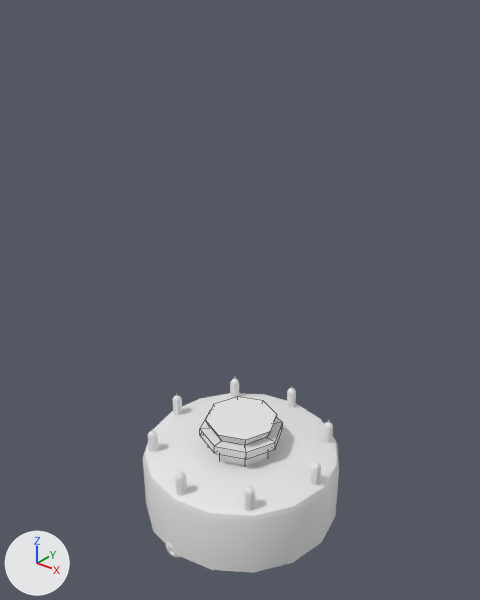
A saved change to the Blender file Assets/Objects.blend.
One viewpoint serves both versions: a 50 mm camera at (3.39, -4.26, 4.96) aimed at (-0.03, 0.01, 2.31). The lights are fixed; the arrows at lower left show +X, +Y and +Z. Mesh edges are drawn as thin lines on the coarser meshes.

In view in the first picture: 'CAke', 'Pill'.
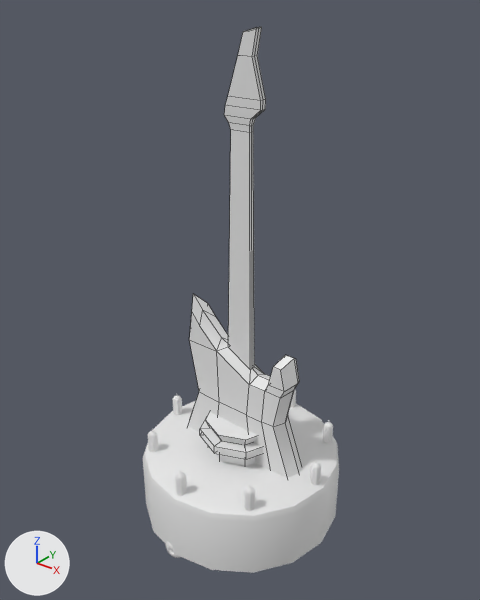
Pixel boxes (x1, y1, x2, y2) of what changed, in the pictures (480 x 600 px):
'Guitar', added
    after: (188, 27, 301, 478)

Edits to the bpy script that builds the scene:
```text
Add me_cube:
    me_cube.from_pydata(...)  # 120 vertices, 118 faces; spans x -1.24..1.24, y -0.22..0.22, z 0.0..7.41
    me_cube.polygons.foreach_set('use_smooth', [True] * 118)
Add ob_guitar:
    ob_guitar = bpy.data.objects.new('Guitar', me_cube)
    ob_guitar.location = (0.0, 0.0, 0.0)
    ob_guitar.scale = (0.624, 0.624, 0.624)
```
